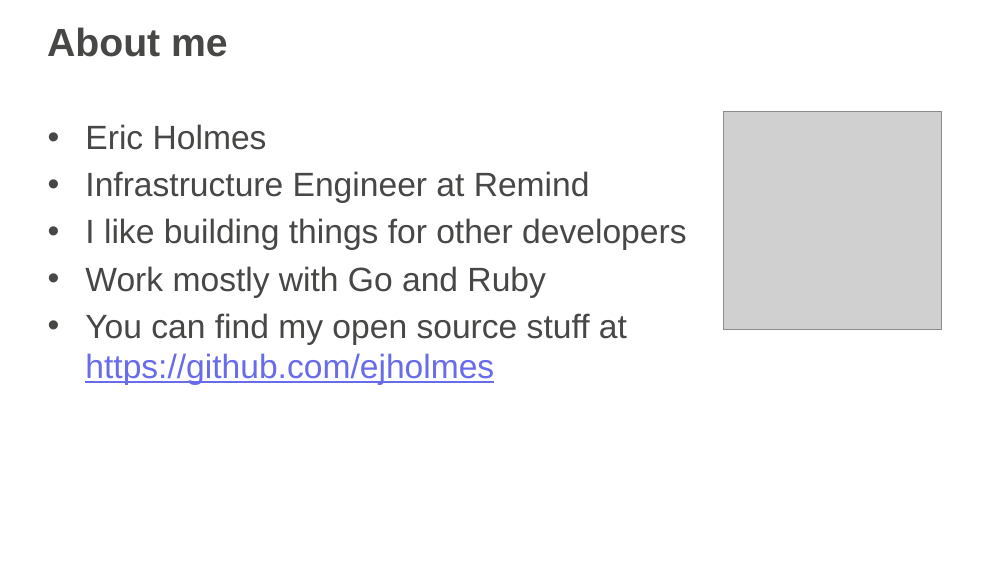
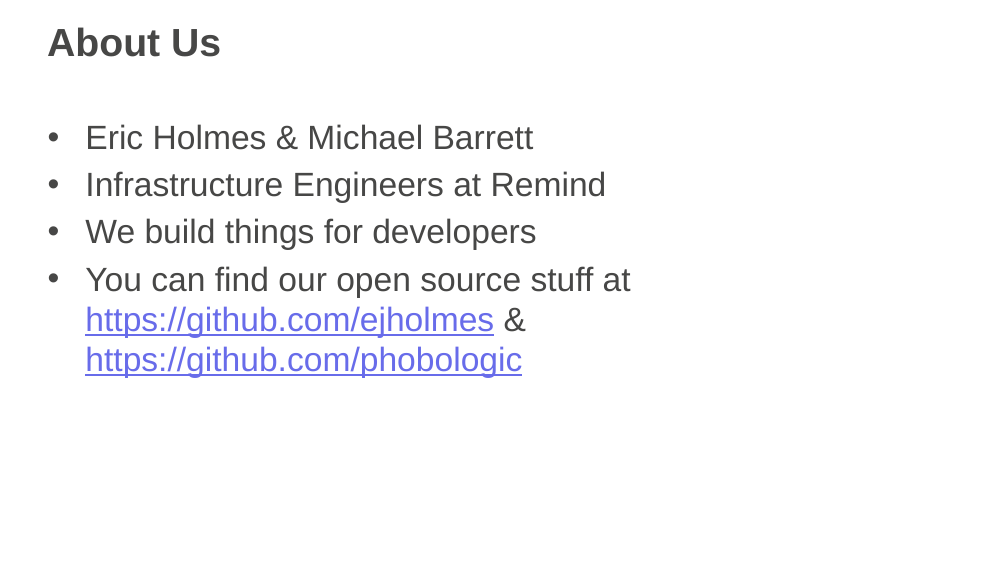
Before and after one commit to remind101/reInvent-2015, a slide deck: slide 3 of slides/slides.pptx. Drawn at 1008x567 pixels with LibreOffice and Linux fonts; fonts in the diff are those of the drawing; grey boxes stand for pictures; background and template pictures are left out. Boxes give left, top, right and bottom in pixels: in the first picture for what was removed or moved away, otherwise in the second. Text is boxed around its words. In the diff, an @@ line names an element or a change of style, - is before the commit and + after.

```diff
--- a/slides/slides.pptx
+++ b/slides/slides.pptx
@@ title at bbox=[47, 27, 221, 57]: text changed @@
-About me
+About Us
@@ picture removed at bbox=[724, 111, 941, 329] @@
@@ text at bbox=[85, 124, 631, 378]: text changed @@
-• Eric Holmes
-• Infrastructure Engineer at Remind
-• I like building things for other developers
-• Work mostly with Go and Ruby
-• You can find my open source stuff at https://github.com/ejholmes
+• Eric Holmes & Michael Barrett
+• Infrastructure Engineers at Remind
+• We build things for developers
+• You can find our open source stuff at https://github.com/ejholmes & https://github.com/phobologic
```
Also in this commit, not shown: 1 other slide changed.
